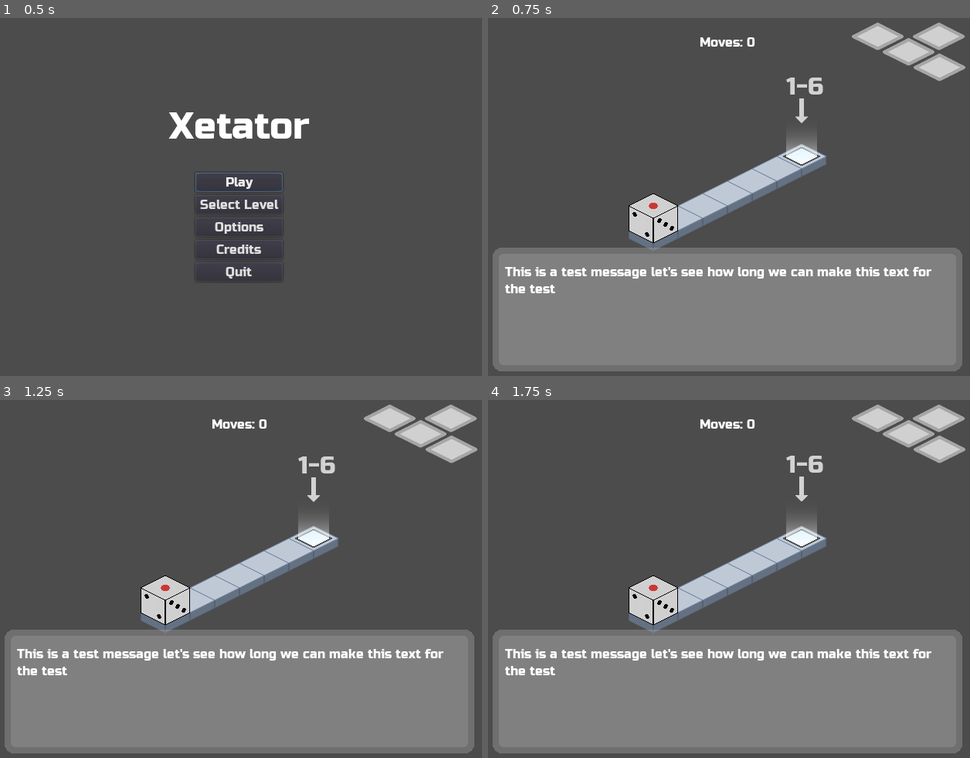
Above: before the commit, frames 1-4 (two rows, left to right).
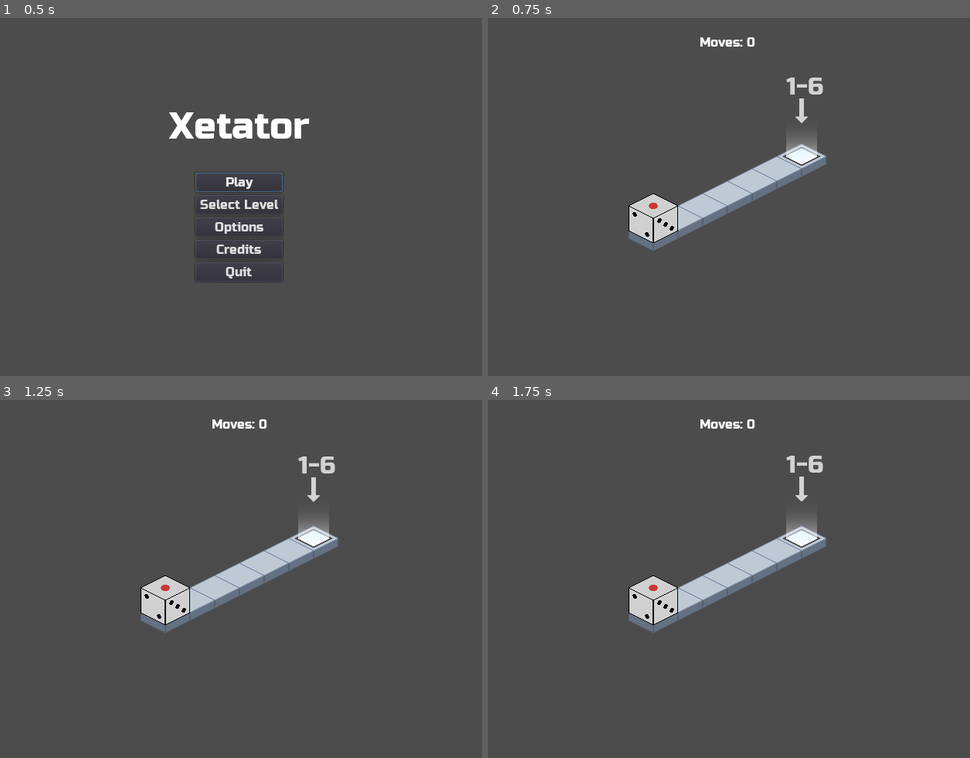
Above: after the commit, the same moments.

Repository: kdreese/gmtk-2022
Game: Godot game, scene res://src/states/Menu.tscn
The game is run twice, just before and just after one commit, with the same random seed, the same clock (stepped at 60 frames per second) and the same inputs.
Inputs:
- Up to frame 1 (0.5 s): no input
- Up to frame 2 (0.75 s): click "Play" at 0.5 s
- Up to frame 3 (1.25 s): no input
- Up to frame 4 (1.75 s): hold D (move_right) from 1.28 s (still down)

Frame 1 is identical in both runs. In frame 2, 35% of the frame differs, in the area x 0-100%, y 1-99%; in frame 3, 35%; in frame 4, 35%.

Commit message:
Minor tweaks before alpha alpha itch build

Diff:
--- a/src/levels/OptimizationLevel.tscn
+++ b/src/levels/OptimizationLevel.tscn
@@ -1,10 +1,11 @@
-[gd_scene load_steps=6 format=2]
+[gd_scene load_steps=7 format=2]
 
 [ext_resource path="res://resouces/TileSet.tres" type="TileSet" id=1]
 [ext_resource path="res://src/objects/LevelButton.tscn" type="PackedScene" id=2]
 [ext_resource path="res://src/objects/LevelEnd.tscn" type="PackedScene" id=3]
 [ext_resource path="res://src/levels/OptimizationLevel.gd" type="Script" id=4]
 [ext_resource path="res://src/objects/Gate.tscn" type="PackedScene" id=5]
+[ext_resource path="res://resouces/WireTileSet.tres" type="TileSet" id=6]
 
 [node name="OptimizationLevel" type="Node2D"]
 script = ExtResource( 4 )
@@ -15,6 +16,13 @@
 cell_size = Vector2( 64, 32 )
 format = 1
 tile_data = PoolIntArray( -131060, 0, 0, -65524, 0, 0, 65546, 0, 0, 65547, 0, 0, 65548, 0, 0, 65549, 0, 0, 65550, 0, 0, …(252 unchanged characters)…
+
+[node name="WireTileMap" type="TileMap" parent="."]
+mode = 1
+tile_set = ExtResource( 6 )
+cell_size = Vector2( 64, 32 )
+format = 1
+tile_data = PoolIntArray( 65548, 536870919, 0, 65549, 536870917, 0, 65550, 536870917, 0, 65551, 1073741837, 0 )
 
 [node name="LevelButton" parent="." instance=ExtResource( 2 )]
 position = Vector2( 448, 272 )
--- a/src/levels/TestLevel.tscn
+++ b/src/levels/TestLevel.tscn
@@ -15,30 +15,30 @@
 tile_set = ExtResource( 1 )
 cell_size = Vector2( 64, 32 )
 format = 1
-tile_data = PoolIntArray( -262132, 0, 0, -262131, 6, 0, -196596, 0, 0, -196595, 6, 0, -131060, 0, 0, -131059, 6, 0, -65524, 0, 0, -65523, 7, 0, 7, 0, 0, 8, 0, 0, 10, 0, 0, 11, 0, 0, 12, 0, 0, 13, 0, 0, 14, 0, 0, 15, 0, 0, 16, 6, 0, 65543, 536870918, 0, 65544, 536870918, 0, 65545, 536870918, 0, 65546, 536870918, 0, 65547, 536870918, 0, 65548, 536870919, 0, 65549, 0, 0, 65550, 0, 0, 65551, 2, 0, 65552, 6, 0, 131085, 536870918, 0, 131086, 536870918, 0, 131087, 536870918, 0 )
+tile_data = PoolIntArray( -65523, 536870912, 0, -65522, 6, 0, 13, 0, 0, 14, 6, 0, 65549, 0, 0, 65550, 6, 0, 131085, 536870912, 0, 131086, 6, 0, 196616, 0, 0, 196617, 0, 0, 196619, 0, 0, 196620, 0, 0, 196621, 0, 0, 196623, 0, 0, 196624, 0, 0, 196625, 6, 0, 262152, 536870918, 0, 262153, 536870918, 0, 262154, 536870918, 0, 262155, 536870918, 0, 262156, 536870918, 0, 262157, 536870918, 0, 262158, 0, 0, 262159, 0, 0, 262160, 2, 0, 262161, 6, 0, 327694, 536870918, 0, 327695, 536870918, 0, 327696, 536870918, 0 )
 
 [node name="WireTileMap" type="TileMap" parent="."]
 mode = 1
 tile_set = ExtResource( 6 )
 cell_size = Vector2( 64, 32 )
 format = 1
-tile_data = PoolIntArray( -262132, 13, 0, -196596, 5, 0, -131060, 5, 0, -65524, 5, 0, 10, 536870917, 0, 11, 536870917, 0, 12, 536870915, 0 )
+tile_data = PoolIntArray( -65523, 13, 0, 13, 5, 0, 65549, 5, 0, 131085, 5, 0, 196619, 536870917, 0, 196620, 536870917, 0, 196621, 536870915, 0 )
 
 [node name="LevelButton" parent="." instance=ExtResource( 2 )]
-position = Vector2( 512, 144 )
+position = Vector2( 448, 208 )
 minimum_weight = 6
 
 [node name="LevelEnd" parent="." instance=ExtResource( 3 )]
-position = Vector2( 224, 112 )
+position = Vector2( 160, 176 )
 minimum_weight = 3
 maximum_weight = 3
 next_level_path = "res://src/levels/OptimizationLevel.tscn"
 level_name = "Level 8"
 
 [node name="Gate" parent="." instance=ExtResource( 5 )]
-position = Vector2( 288, 152 )
+position = Vector2( 224, 216 )
 
 [node name="Gate2" parent="." instance=ExtResource( 5 )]
-position = Vector2( 416, 216 )
+position = Vector2( 352, 280 )
 
 [connection signal="button_pressed" from="LevelButton" to="." method="_on_LevelButton_button_pressed"]
--- a/src/objects/Indicator.tscn
+++ b/src/objects/Indicator.tscn
@@ -9,7 +9,7 @@
 font_data = ExtResource( 2 )
 
 [node name="Indicator" type="Node2D"]
-z_index = 2
+z_index = 5
 script = ExtResource( 3 )
 
 [node name="CenterContainer" type="CenterContainer" parent="."]
--- a/src/states/Game.tscn
+++ b/src/states/Game.tscn
@@ -28,6 +28,7 @@
 align = 1
 
 [node name="Legend" type="TextureRect" parent="UI"]
+visible = false
 anchor_left = 1.0
 anchor_right = 1.0
 margin_left = -165.0
@@ -37,6 +38,7 @@
 texture = ExtResource( 4 )
 
 [node name="Textbox" type="TextureRect" parent="UI"]
+visible = false
 self_modulate = Color( 1, 1, 1, 0.392157 )
 anchor_left = 0.5
 anchor_top = 1.0
@@ -74,9 +76,9 @@
 
 [node name="V" type="VBoxContainer" parent="PauseMenu/ColorRect/C"]
 margin_left = 258.0
-margin_top = 134.0
+margin_top = 149.0
 margin_right = 381.0
-margin_bottom = 345.0
+margin_bottom = 331.0
 custom_constants/separation = 32
 
 [node name="PausedTitle" type="Label" parent="PauseMenu/ColorRect/C/V"]
